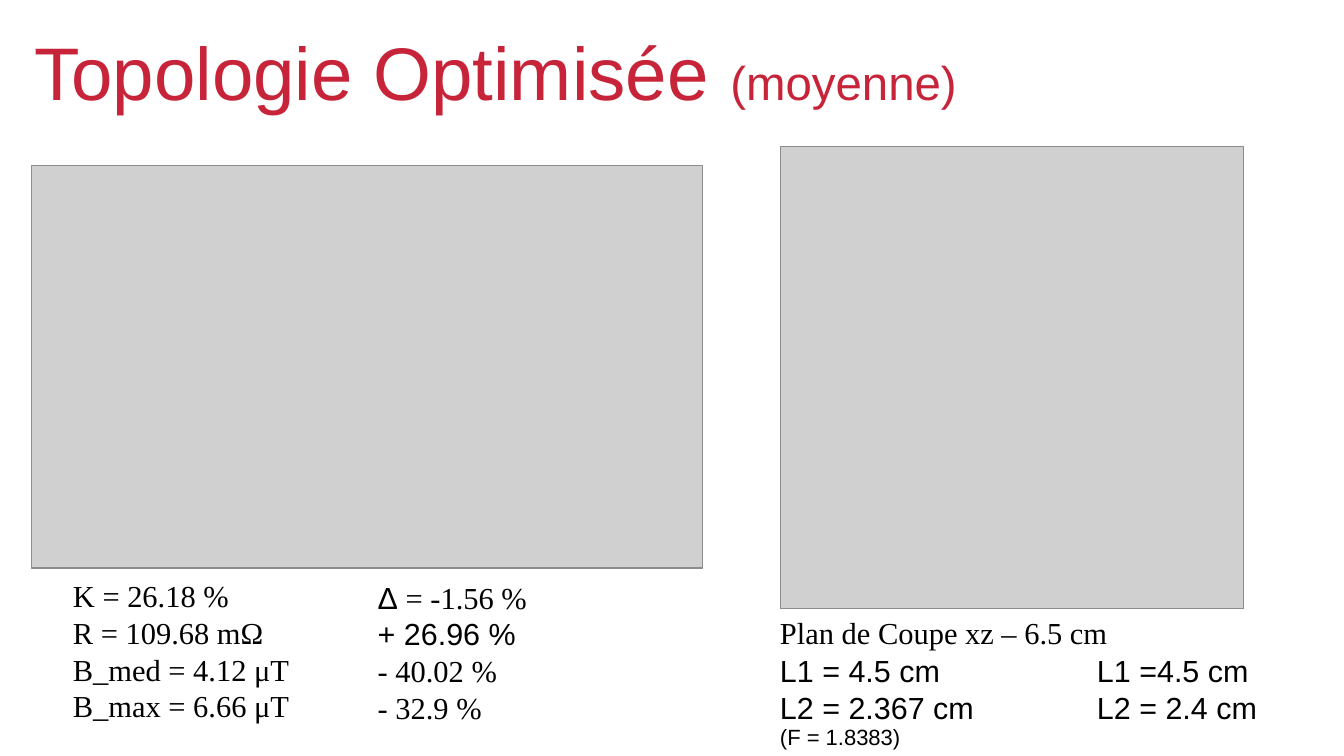
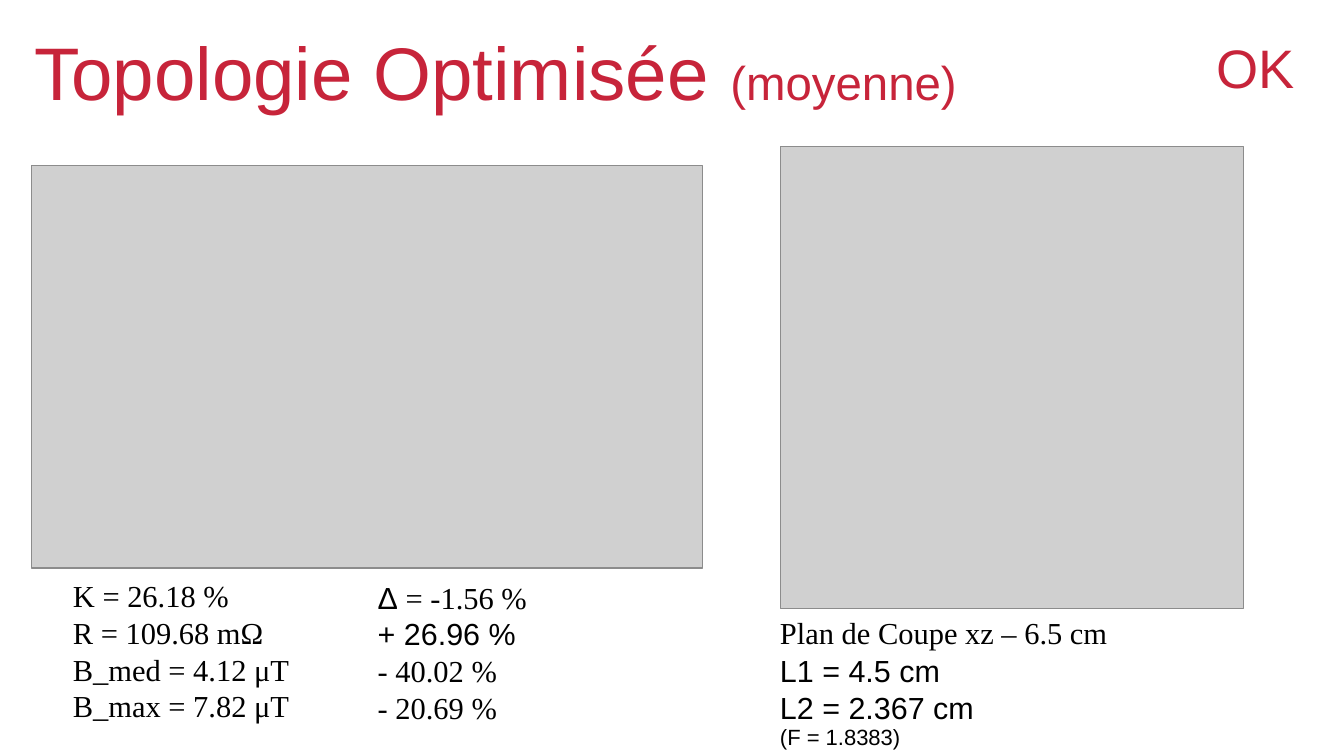
Before and after one commit to viniciustmoraes/COMSOL_simulations, a slide deck: slide 4 of Results/presentationResults.odp. Drawn at 1344x756 pixels with LibreOffice and Linux fonts; fonts in the diff are those of the drawing; grey boxes stand for pictures; background and template pictures are left out. Boxes give left, top, right and bottom in pixels: in the first picture for what was removed or moved away, otherwise in the second. Text is boxed around its words. In the diff, an @@ line names an element or a change of style, - is before the commit and + after.

```diff
--- a/Results/presentationResults.odp
+++ b/Results/presentationResults.odp
@@ title added at <box>1217,50,1295,89</box>, 32 pt, text #C7243A @@
+OK
@@ text removed at <box>1097,661,1257,720</box> @@
-L1 =4.5 cm
-L2 = 2.4 cm
@@ text at <box>73,696,289,724</box>: text changed @@
-B_max = 6.66 μT
+B_max = 7.82 μT
@@ text at <box>395,698,464,720</box>: text changed @@
-- 32.9 %
+- 20.69 %
```
Also in this commit, not shown: 4 other slides changed.
